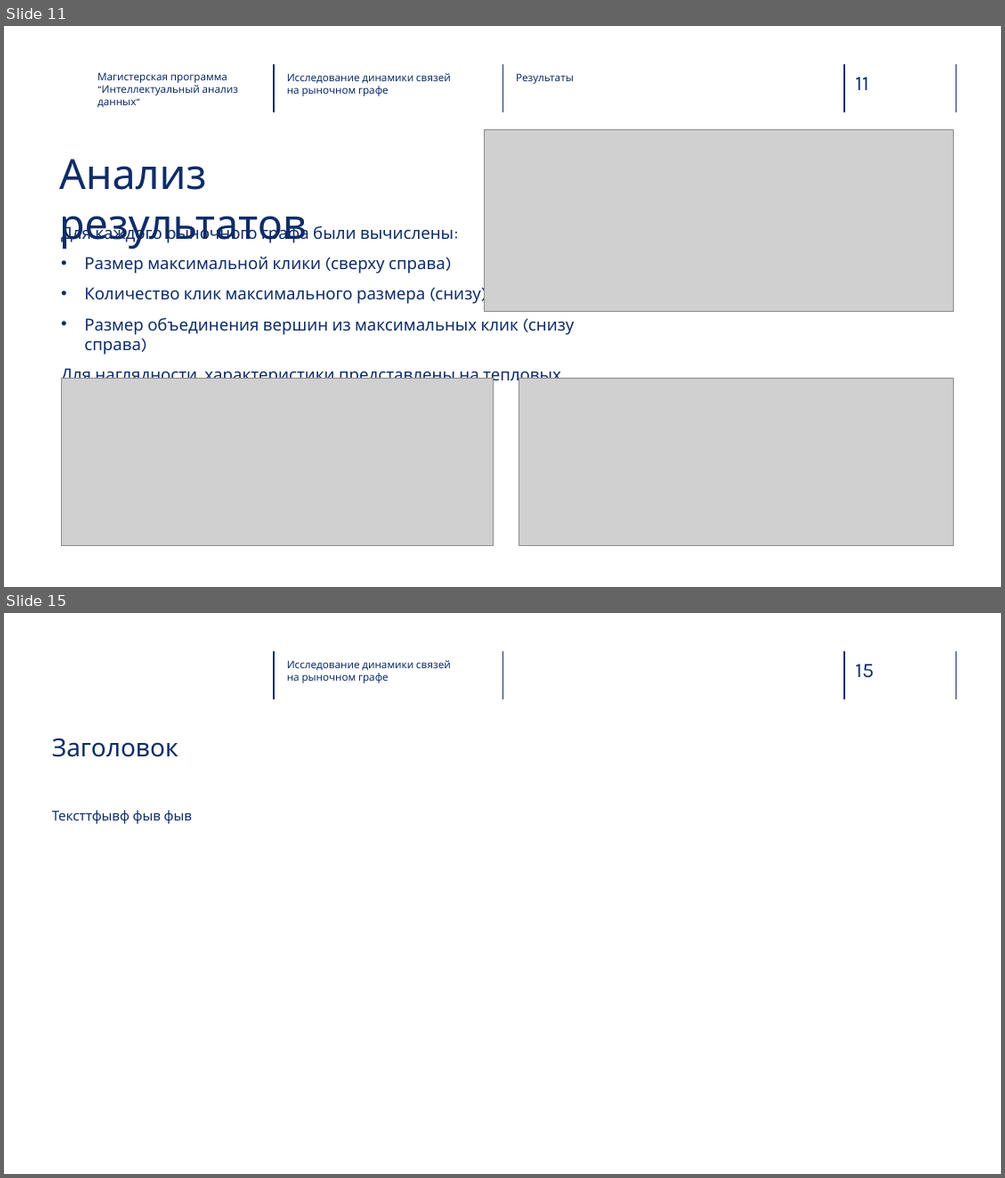
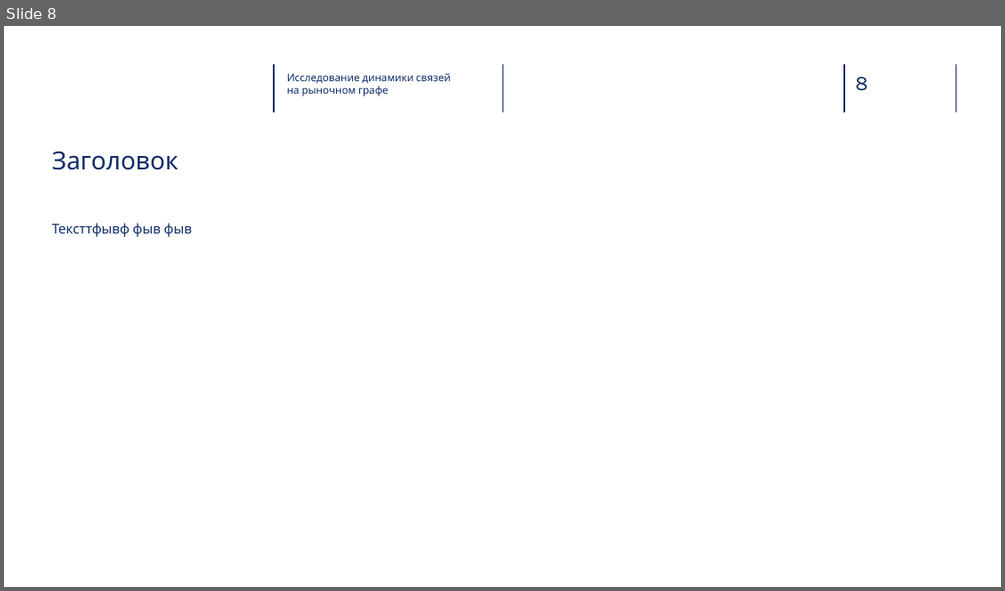
Before and after one commit to RukhovichIV/HSE-CS-Courses, a slide deck: courses/Diploma/docs/predzashita.pptx. Shown one above the other, each under a label of ours: slides 11 and 15 before the commit, slide 8 after it; the slides between them are not shown. The pictures are 1005x1178 and 1005x591 pixels, drawn with LibreOffice and Linux fonts; fonts in the diff are those of the drawing; grey boxes stand for pictures; background and template pictures are left out. Boxes give left, top, right and bottom in pixels: in the first picture for what was removed or moved away, otherwise in the second. Text is boxed around its words. In the diff, an @@ line names an element or a change of style, - is before the commit and + after.

```diff
--- a/courses/Diploma/docs/predzashita.pptx
+++ b/courses/Diploma/docs/predzashita.pptx
@@ slide 11 removed at <box>4,26,1001,587</box>, background picture (left out); not listed: 5 template elements that a slide beside it also shows @@
@@ text removed at <box>97,72,238,107</box> @@
-Магистерская программа ”Интеллектуальный анализ данных”
@@ text removed at <box>287,73,451,96</box> @@
-Исследование динамики связей на рыночном графе
@@ text removed at <box>516,73,574,84</box> @@
-Результаты
@@ picture removed at <box>484,129,953,311</box> @@
@@ text removed at <box>59,159,307,249</box> @@
-Анализ результатов
@@ text removed at <box>61,224,574,405</box> @@
-Для каждого рыночного графа были вычислены:
-• Размер максимальной клики (сверху справа)
-• Количество клик максимального размера (снизу)
-• Размер объединения вершин из максимальных клик (снизу справа)
-Для наглядности, характеристики представлены на тепловых картах
@@ picture removed at <box>61,378,493,545</box> @@
@@ picture removed at <box>519,378,953,545</box> @@
@@ what was slide 15 is now slide 8 @@
@@ page number at <box>855,77,867,91</box>: text changed @@
-15
+8
```
Also in this commit, not shown: 6 other slides removed, 24 other files.
